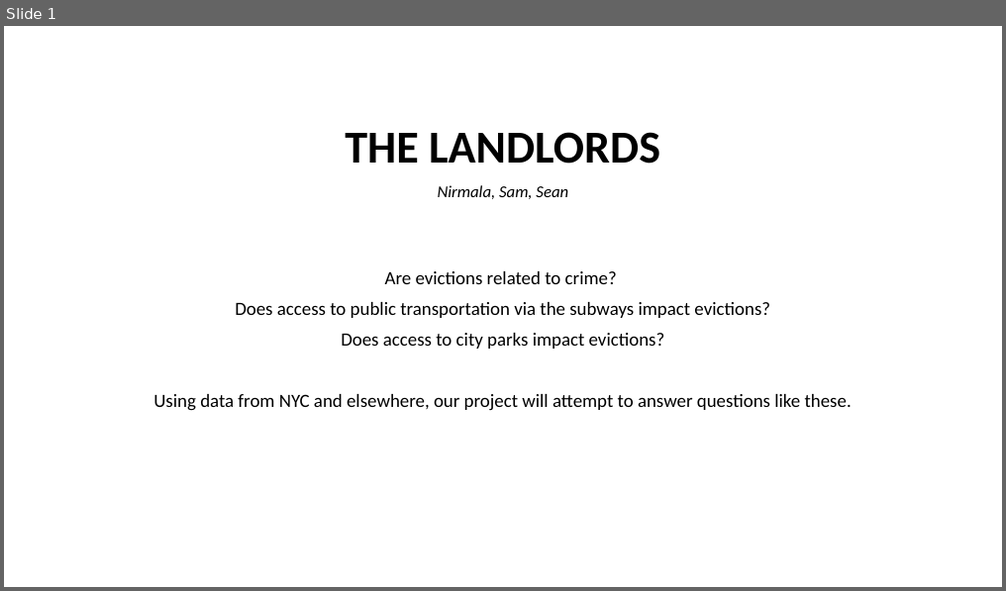
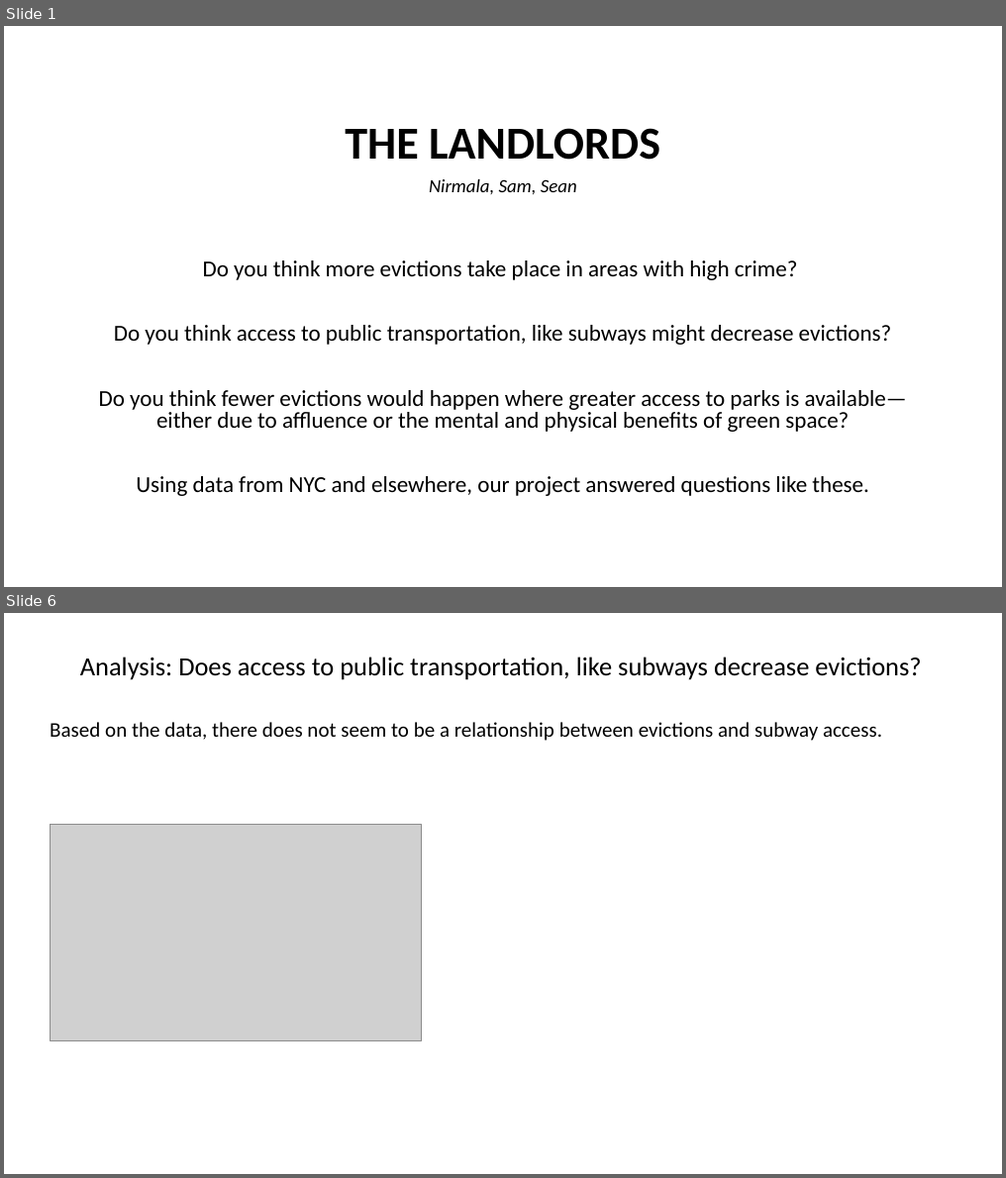
Before and after one commit to smaups/Project_1, a slide deck: proposal.pptx. Shown one above the other, each under a label of ours: slide 1 before the commit, slides 1 and 6 after it; the slides between them are not shown. The pictures are 1006x591 and 1006x1178 pixels, drawn with LibreOffice and Linux fonts; fonts in the diff are those of the drawing; grey boxes stand for pictures. Boxes give left, top, right and bottom in pixels: in the first picture for what was removed or moved away, otherwise in the second. Text is boxed around its words. In the diff, an @@ line names an element or a change of style, - is before the commit and + after.

```diff
--- a/proposal.pptx
+++ b/proposal.pptx
@@ slide 6 added at bbox=[4, 613, 1002, 1174], background #FFFFFF @@
@@ title added at bbox=[80, 657, 921, 680], 25.2 pt, text #000000 @@
+Analysis: Does access to public transportation, like subways decrease evictions?
@@ text added at bbox=[50, 722, 882, 741], 20 pt, text #000000 @@
+Based on the data, there does not seem to be a relationship between evictions and subway access.
@@ picture added at bbox=[51, 825, 422, 1042] @@
@@ slide 1 changed as well @@
@@ text at bbox=[345, 128, 660, 194]: size 16 to 18 pt in "Nirmala, Sam, Sean"; line spacing 0.9 to 0.8 @@
@@ text at bbox=[99, 261, 907, 496]: text changed; size 18 to 22 pt @@
-Are evictions related to crime?
-Does access to public transportation via the subways impact evictions?
-Does access to city parks impact evictions?
-Using data from NYC and elsewhere, our project will attempt to answer questions like these.
+Do you think more evictions take place in areas with high crime?
+Do you think access to public transportation, like subways might decrease evictions?
+Do you think fewer evictions would happen where greater access to parks is available—either due to affluence or the mental and physical benefits of green space?
+Using data from NYC and elsewhere, our project answered questions like these.
```
Also in this commit, not shown: 5 other slides changed, 2 other slides added, 2 slides removed, 2 other files.
